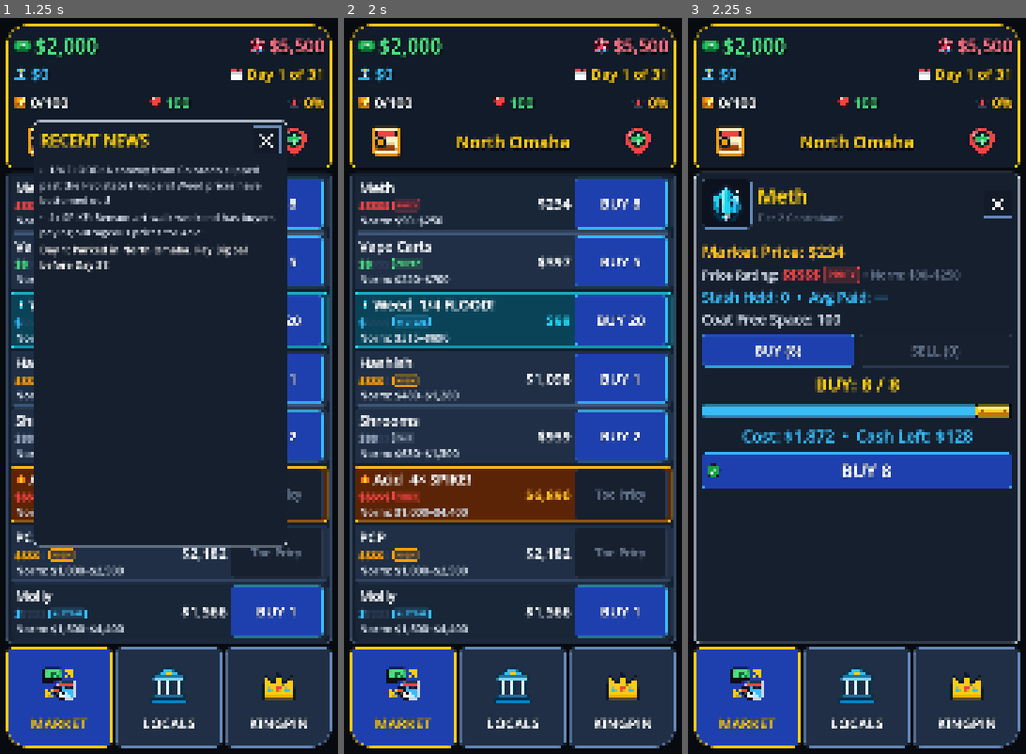
Above: before the commit, frames 1-3 (left to right).
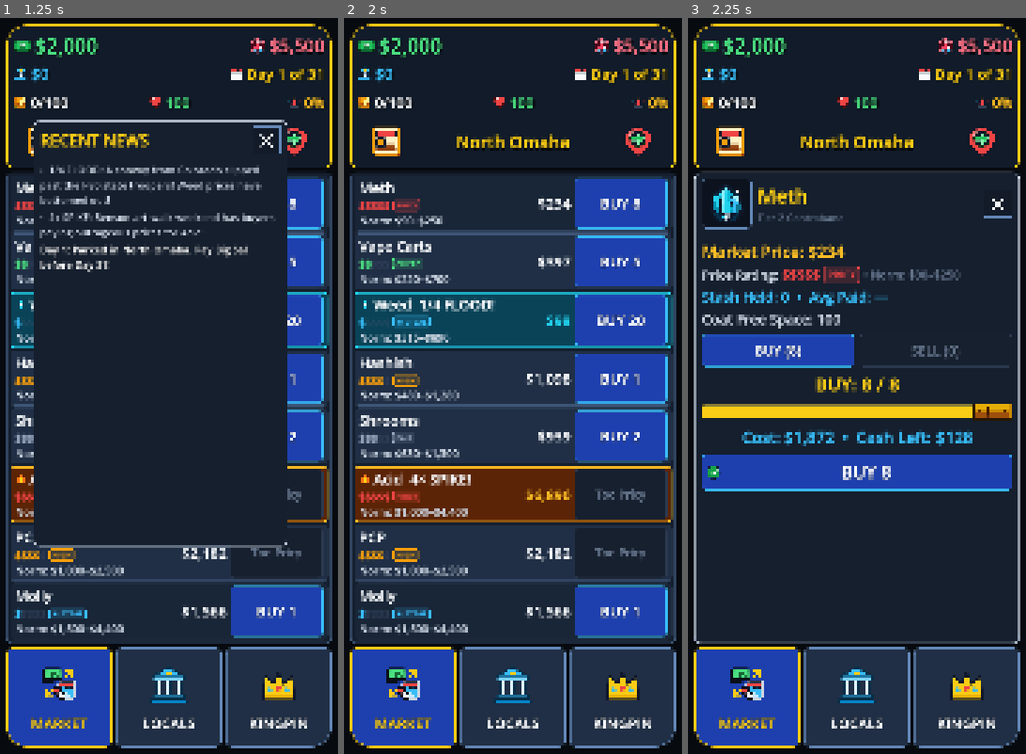
Above: after the commit, the same moments.

Repository: TimGoergen/dope-wars
Game: Godot game, scene res://Main.tscn
The game is run twice, just before and just after one commit, with the same random seed, the same clock (stepped at 60 frames per second) and the same inputs.
Inputs (mouse positions are in pixels of both pictures, inside the frame that each line leads up to):
- Up to frame 1 (1.25 s): click (43, 143) at 0.52 s
- Up to frame 2 (2 s): click (638, 143) at 1.27 s
- Up to frame 3 (2.25 s): click (809, 202) at 2.02 s

Frames 1-2 are identical in both runs. In frame 3, 3.2% of the frame differs, in the area x 4-96%, y 52-65%.

Commit message:
style: square-cornered darker gold slider button with matching bright gold track fill

Diff:
--- a/game/scripts/ui/TradeOverlay.gd
+++ b/game/scripts/ui/TradeOverlay.gd
@@ -328,7 +328,7 @@
 	_qty_label.horizontal_alignment = HORIZONTAL_ALIGNMENT_CENTER
 
 	_qty_slider = HSlider.new()
-	_qty_slider.custom_minimum_size = Vector2(0, 56)
+	_qty_slider.custom_minimum_size = Vector2(0, 60)
 	_qty_slider.size_flags_horizontal = Control.SIZE_EXPAND_FILL
 	_qty_slider.step = 1
 	UiPalette.style_slider(_qty_slider)
--- a/game/scripts/ui/UiIcons.gd
+++ b/game/scripts/ui/UiIcons.gd
@@ -701,40 +701,40 @@
 				<polygon points="48,42 49,39 50,42 53,43 50,44 49,47 48,44 45,43" fill="#FACC15"/>
 			</svg>"""
 		"slider_grabber":
-			return """<svg xmlns="http://www.w3.org/2000/svg" viewBox="0 0 160 64" width="160" height="64">
-				<rect x="6" y="8" width="148" height="52" rx="10" fill="#000000" opacity="0.65"/>
-				<rect x="4" y="4" width="152" height="56" rx="10" fill="#0A0F1D" stroke="#000000" stroke-width="2.5"/>
-				<rect x="8" y="8" width="144" height="48" rx="8" fill="#FACC15"/>
-				<rect x="11" y="10" width="138" height="21" rx="6" fill="#FEF08A" opacity="0.85"/>
-				<path d="M 11,38 L 11,48 A 6 6 0 0 0 17,54 L 143,54 A 6 6 0 0 0 149,48 L 149,38 Z" fill="#B45309" opacity="0.75"/>
-				<polygon points="34,26 26,32 34,38" fill="#854D0E" opacity="0.8"/>
-				<polygon points="126,26 134,32 126,38" fill="#854D0E" opacity="0.8"/>
-				<rect x="62" y="15" width="4" height="34" rx="2" fill="#78350F"/>
-				<rect x="74" y="15" width="4" height="34" rx="2" fill="#78350F"/>
-				<rect x="86" y="15" width="4" height="34" rx="2" fill="#78350F"/>
-				<rect x="98" y="15" width="4" height="34" rx="2" fill="#78350F"/>
-				<rect x="64" y="15" width="2" height="34" rx="1" fill="#FEF08A" opacity="0.65"/>
-				<rect x="76" y="15" width="2" height="34" rx="1" fill="#FEF08A" opacity="0.65"/>
-				<rect x="88" y="15" width="2" height="34" rx="1" fill="#FEF08A" opacity="0.65"/>
-				<rect x="100" y="15" width="2" height="34" rx="1" fill="#FEF08A" opacity="0.65"/>
+			return """<svg xmlns="http://www.w3.org/2000/svg" viewBox="0 0 144 64" width="144" height="64">
+				<rect x="4" y="6" width="136" height="56" fill="#000000" opacity="0.6"/>
+				<rect x="2" y="2" width="140" height="60" fill="#2E1B05" stroke="#120A02" stroke-width="2"/>
+				<rect x="5" y="5" width="134" height="54" fill="#CA8A04"/>
+				<rect x="7" y="7" width="130" height="22" fill="#EAB308" opacity="0.85"/>
+				<rect x="7" y="38" width="130" height="19" fill="#92400E" opacity="0.8"/>
+				<rect x="54" y="14" width="4" height="36" fill="#451A03"/>
+				<rect x="66" y="14" width="4" height="36" fill="#451A03"/>
+				<rect x="78" y="14" width="4" height="36" fill="#451A03"/>
+				<rect x="90" y="14" width="4" height="36" fill="#451A03"/>
+				<rect x="56" y="14" width="2" height="36" fill="#EAB308" opacity="0.6"/>
+				<rect x="68" y="14" width="2" height="36" fill="#EAB308" opacity="0.6"/>
+				<rect x="80" y="14" width="2" height="36" fill="#EAB308" opacity="0.6"/>
+				<rect x="92" y="14" width="2" height="36" fill="#EAB308" opacity="0.6"/>
+				<polygon points="28,26 20,32 28,38" fill="#451A03" opacity="0.85"/>
+				<polygon points="116,26 124,32 116,38" fill="#451A03" opacity="0.85"/>
 			</svg>"""
 		"slider_grabber_highlight":
-			return """<svg xmlns="http://www.w3.org/2000/svg" viewBox="0 0 160 64" width="160" height="64">
-				<rect x="4" y="6" width="152" height="54" rx="10" fill="#000000" opacity="0.75"/>
-				<rect x="3" y="3" width="154" height="58" rx="11" fill="#FEF08A" stroke="#FACC15" stroke-width="3"/>
-				<rect x="8" y="8" width="144" height="48" rx="8" fill="#FDE047"/>
-				<rect x="11" y="10" width="138" height="21" rx="6" fill="#FFFFFF" opacity="0.9"/>
-				<path d="M 11,38 L 11,48 A 6 6 0 0 0 17,54 L 143,54 A 6 6 0 0 0 149,48 L 149,38 Z" fill="#D97706" opacity="0.8"/>
-				<polygon points="34,26 26,32 34,38" fill="#92400E" opacity="0.9"/>
-				<polygon points="126,26 134,32 126,38" fill="#92400E" opacity="0.9"/>
-				<rect x="62" y="15" width="4" height="34" rx="2" fill="#92400E"/>
-				<rect x="74" y="15" width="4" height="34" rx="2" fill="#92400E"/>
-				<rect x="86" y="15" width="4" height="34" rx="2" fill="#92400E"/>
-				<rect x="98" y="15" width="4" height="34" rx="2" fill="#92400E"/>
-				<rect x="64" y="15" width="2" height="34" rx="1" fill="#FFFFFF" opacity="0.85"/>
-				<rect x="76" y="15" width="2" height="34" rx="1" fill="#FFFFFF" opacity="0.85"/>
-				<rect x="88" y="15" width="2" height="34" rx="1" fill="#FFFFFF" opacity="0.85"/>
-				<rect x="100" y="15" width="2" height="34" rx="1" fill="#FFFFFF" opacity="0.85"/>
+			return """<svg xmlns="http://www.w3.org/2000/svg" viewBox="0 0 144 64" width="144" height="64">
+				<rect x="3" y="5" width="138" height="57" fill="#000000" opacity="0.7"/>
+				<rect x="2" y="2" width="140" height="60" fill="#FACC15" stroke="#FEF08A" stroke-width="2.5"/>
+				<rect x="5" y="5" width="134" height="54" fill="#D97706"/>
+				<rect x="7" y="7" width="130" height="22" fill="#FACC15" opacity="0.9"/>
+				<rect x="7" y="38" width="130" height="19" fill="#B45309" opacity="0.85"/>
+				<rect x="54" y="14" width="4" height="36" fill="#78350F"/>
+				<rect x="66" y="14" width="4" height="36" fill="#78350F"/>
+				<rect x="78" y="14" width="4" height="36" fill="#78350F"/>
+				<rect x="90" y="14" width="4" height="36" fill="#78350F"/>
+				<rect x="56" y="14" width="2" height="36" fill="#FEF08A" opacity="0.85"/>
+				<rect x="68" y="14" width="2" height="36" fill="#FEF08A" opacity="0.85"/>
+				<rect x="80" y="14" width="2" height="36" fill="#FEF08A" opacity="0.85"/>
+				<rect x="92" y="14" width="2" height="36" fill="#FEF08A" opacity="0.85"/>
+				<polygon points="28,26 20,32 28,38" fill="#78350F" opacity="0.9"/>
+				<polygon points="116,26 124,32 116,38" fill="#78350F" opacity="0.9"/>
 			</svg>"""
 		"player_portrait", "player_hustler":
 			return """<svg xmlns="http://www.w3.org/2000/svg" viewBox="0 0 64 64" width="64" height="64">
--- a/game/scripts/ui/UiPalette.gd
+++ b/game/scripts/ui/UiPalette.gd
@@ -217,19 +217,19 @@
 
 
 static func style_slider(slider: HSlider) -> void:
-	var grabber_tex := UiIcons.get_icon("slider_grabber", 48)
-	var grabber_hl := UiIcons.get_icon("slider_grabber_highlight", 48)
+	var grabber_tex := UiIcons.get_icon("slider_grabber", 56)
+	var grabber_hl := UiIcons.get_icon("slider_grabber_highlight", 56)
 	slider.add_theme_icon_override("grabber", grabber_tex)
 	slider.add_theme_icon_override("grabber_highlight", grabber_hl)
 	slider.add_theme_icon_override("grabber_disabled", grabber_tex)
 
 	var track_bg := make_box(CARD_BG, BORDER_SLATE, 8, 2, 0, 0)
-	track_bg.content_margin_top = 18
-	track_bg.content_margin_bottom = 18
-
-	var track_fill := make_box(BANK_CYAN, BANK_CYAN, 8, 0, 0, 0)
-	track_fill.content_margin_top = 18
-	track_fill.content_margin_bottom = 18
+	track_bg.content_margin_top = 20
+	track_bg.content_margin_bottom = 20
+
+	var track_fill := make_box(GOLD_ACCENT, GOLD_ACCENT, 8, 0, 0, 0)
+	track_fill.content_margin_top = 20
+	track_fill.content_margin_bottom = 20
 
 	slider.add_theme_stylebox_override("slider", track_bg)
 	slider.add_theme_stylebox_override("grabber_area", track_fill)
--- a/game/sim/UiLayoutTest.gd
+++ b/game/sim/UiLayoutTest.gd
@@ -208,9 +208,9 @@
 	_assert_tree_within_bounds(main, "Tab 2 (Kingpin)")
 
 	# 5. Check TradeOverlay (both unowned and owned with 3rd DROP tab), LegacyOverlay, RunSummaryOverlay, DevTuningOverlay
-	var grabber_tex := UiIcons.get_icon("slider_grabber", 48)
-	if grabber_tex == null or grabber_tex.get_height() != 48 or grabber_tex.get_width() < 96:
-		push_error("FAIL [Slider Grabber Rectangular]: Expected height=48, width>=96, got %dx%d" % [
+	var grabber_tex := UiIcons.get_icon("slider_grabber", 56)
+	if grabber_tex == null or grabber_tex.get_height() != 56 or grabber_tex.get_width() < 112:
+		push_error("FAIL [Slider Grabber Rectangular]: Expected height=56, width>=112, got %dx%d" % [
 			grabber_tex.get_width() if grabber_tex else 0,
 			grabber_tex.get_height() if grabber_tex else 0
 		])
